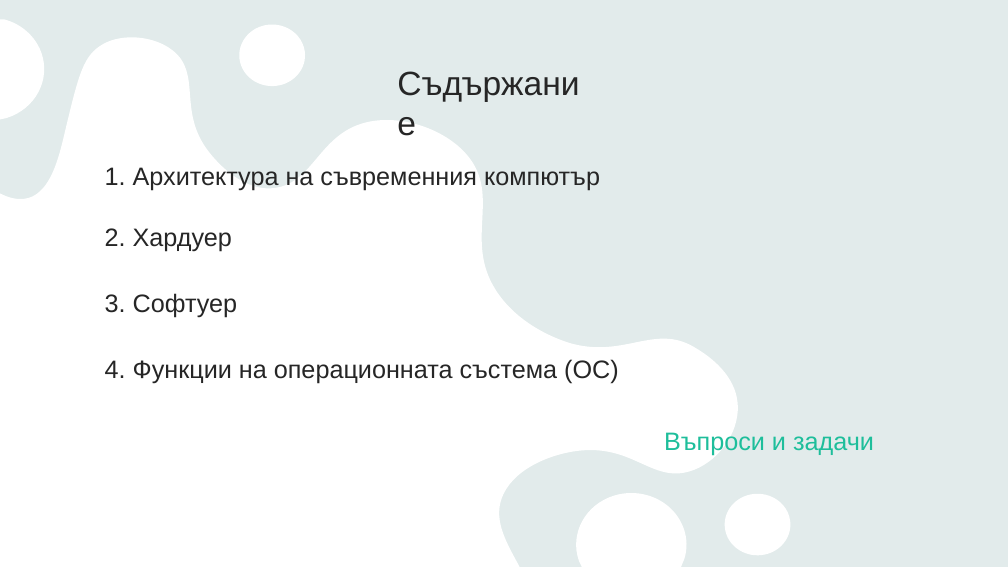
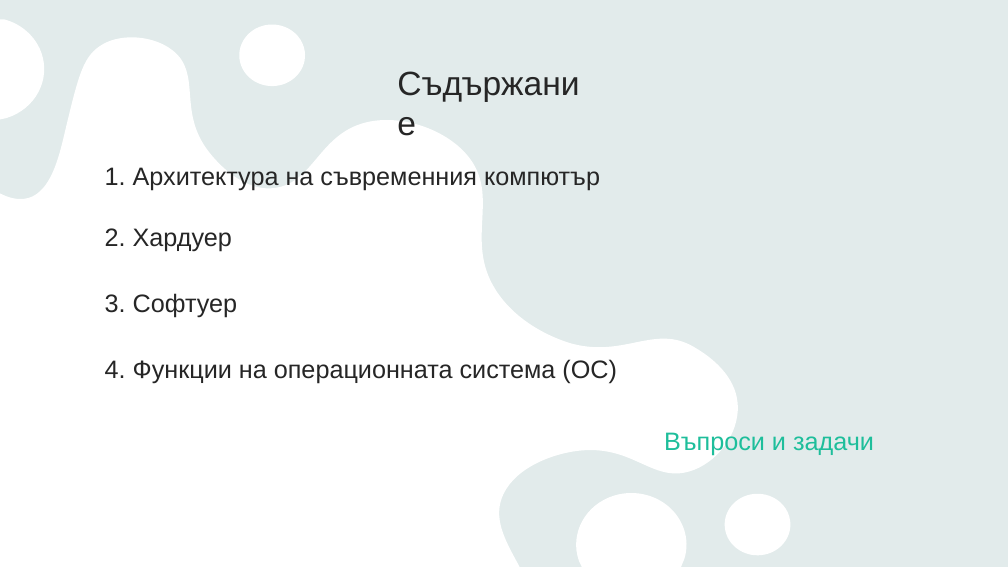
Before and after one commit to ahmedmatem/ppmg, a slide deck: slide 2 of XI class/01. OOP - Module 1/00. Компютърът/Компютърът.pptx. Drawn at 1008x567 pixels with LibreOffice and Linux fonts; fonts in the diff are those of the drawing. Boxes give left, top, right and bottom in pixels: in the first picture for what was removed or moved away, otherwise in the second. Text is boxed around its words. In the diff, an @@ line names an element or a change of style, - is before the commit and + after.

```diff
--- a/XI class/01. OOP - Module 1/00. Компютърът/Компютърът.pptx
+++ b/XI class/01. OOP - Module 1/00. Компютърът/Компютърът.pptx
@@ text at [105, 359, 617, 384]: text changed @@
-4. Функции на операционната състема (ОС)
+4. Функции на операционната система (ОС)
```
Also in this commit, not shown: 1 other slide changed, 2 other files.
